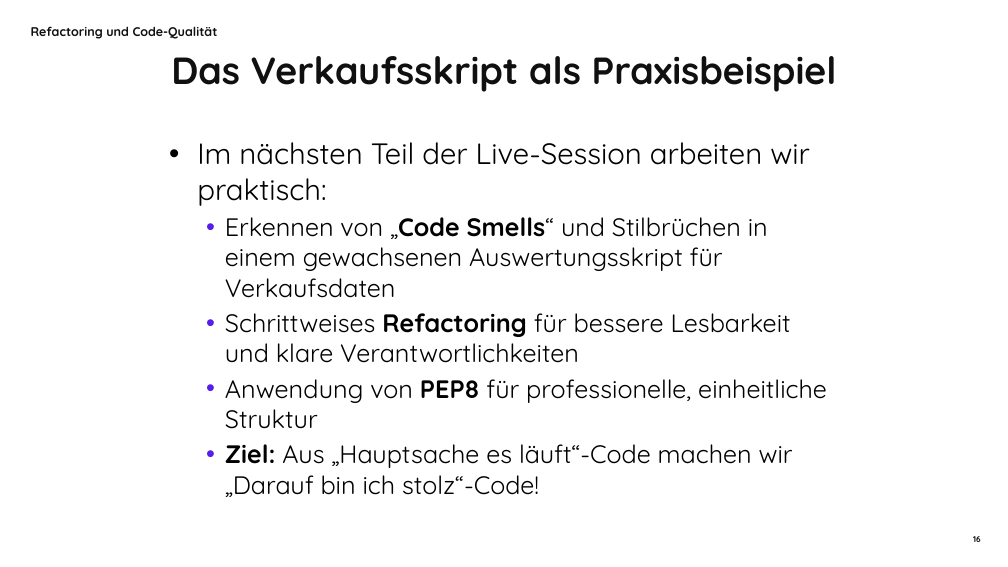
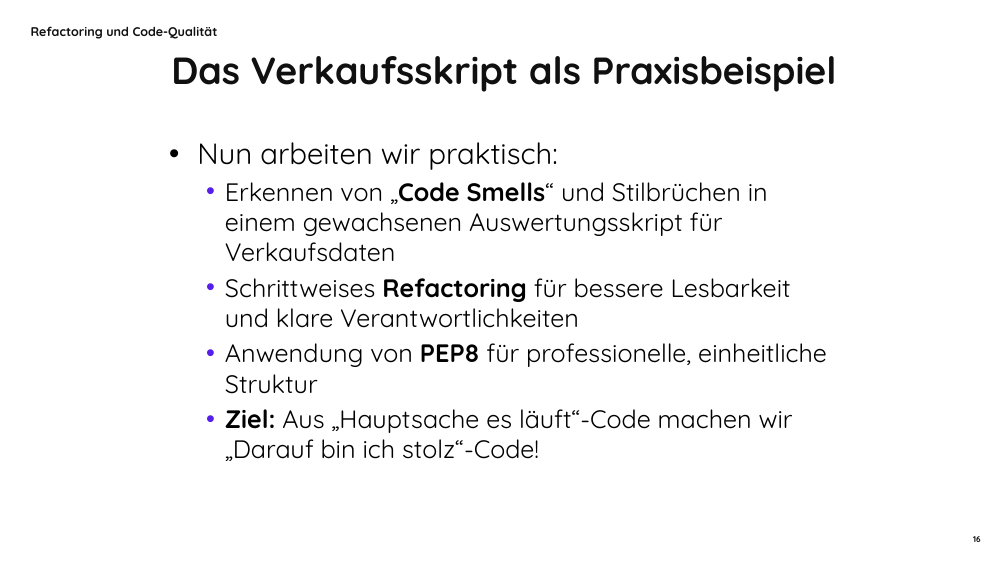
Before and after one commit to stackfuel/Python_Live_Sessions, a slide deck: slide 16 of basics/8_refactoring/Refactoring_Code_Qualität_LS8_PYB.pptx. Drawn at 1008x567 pixels with LibreOffice and Linux fonts; fonts in the diff are those of the drawing; background and template pictures are left out. Boxes give left, top, right and bottom in pixels: in the first picture for what was removed or moved away, otherwise in the second. Text is boxed around its words. In the diff, an @@ line names an element or a change of style, - is before the commit and + after.

```diff
--- a/basics/8_refactoring/Refactoring_Code_Qualität_LS8_PYB.pptx
+++ b/basics/8_refactoring/Refactoring_Code_Qualität_LS8_PYB.pptx
@@ text at [197, 142, 557, 170]: text changed @@
-• Im nächsten Teil der Live-Session arbeiten wir praktisch:
+• Nun arbeiten wir praktisch:
```
Also in this commit, not shown: 15 other slides changed, 1 other file.
